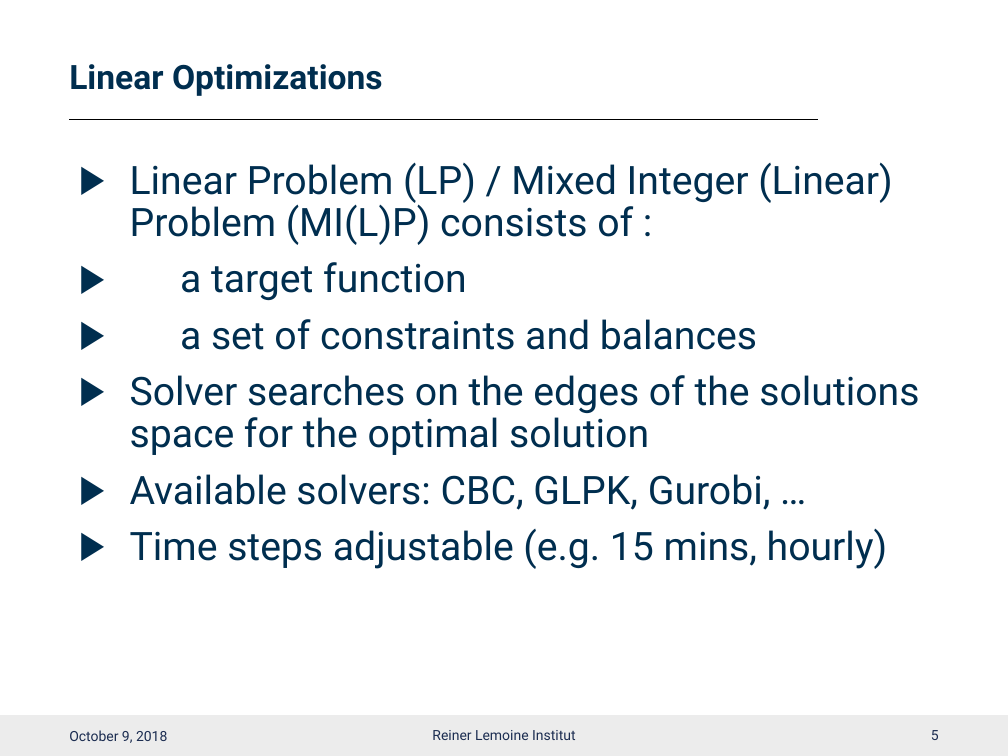
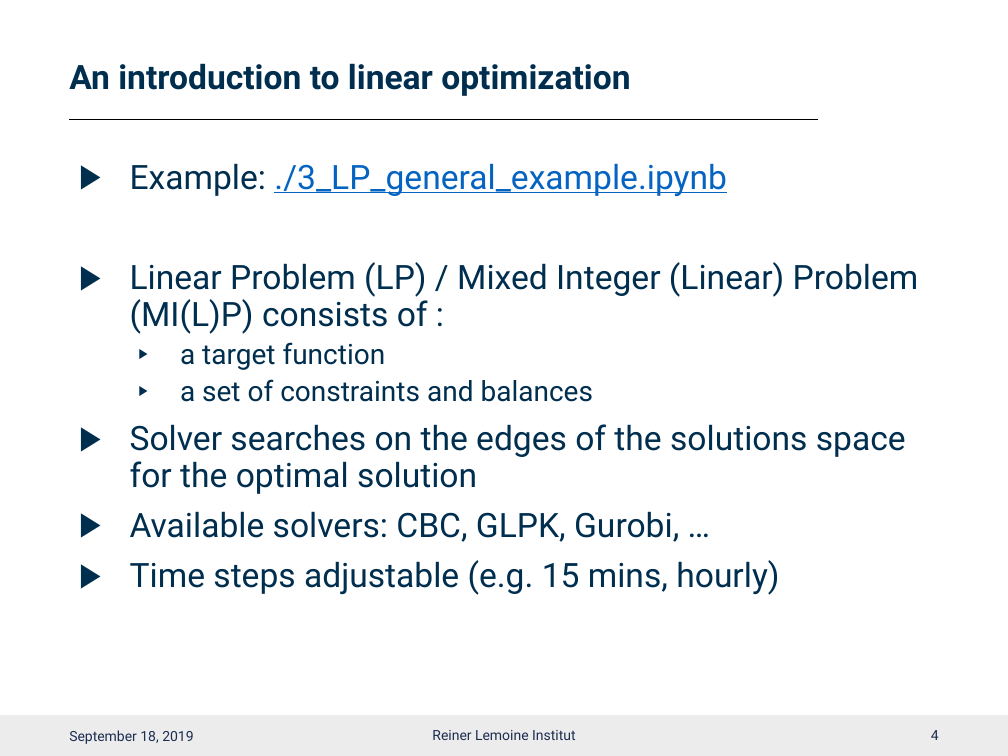
Before and after one commit to smartie2076/oemof_workshop, a slide deck: slide 5 of Oemof_Workshop_07_Constraints.pptx (slide 6 before the commit). Drawn at 1008x756 pixels with LibreOffice and Linux fonts; fonts in the diff are those of the drawing; background and template pictures are left out. Boxes give left, top, right and bottom in pixels: in the first picture for what was removed or moved away, otherwise in the second. Text is boxed around its words. In the diff, an @@ line names an element or a change of style, - is before the commit and + after.

```diff
--- a/Oemof_Workshop_07_Constraints.pptx
+++ b/Oemof_Workshop_07_Constraints.pptx
@@ title at [69,63,630,96]: text changed @@
-Linear Optimizations
+An introduction to linear optimization
@@ text at [130,163,727,196]: paragraph added @@
+▶ Example: ./3_LP_general_example.ipynb
@@ text at [130,262,919,595]: size 28 to 24 pt in "Linear Problem (LP) / Mixed Integer (Linear) ...", "Solver searches on the edges of the ...", "Available solvers: CBC, GLPK, Gurobi, …", "Time steps adjustable (e.g. 15 mins, hourly)"; size 28 to 20 pt in "a target function", "a set of constraints and balances"; list level 1 to 2 in "a target function"; list level 1 to 2 in "a set of constraints and ..." @@
@@ text at [69,730,193,744]: text changed @@
-October 9, 2018
+September 18, 2019
@@ page number at [931,730,939,740]: text changed @@
-5
+4
```
Also in this commit, not shown: 8 other slides changed, 19 slides added, 4 slides removed, 48 other files.
